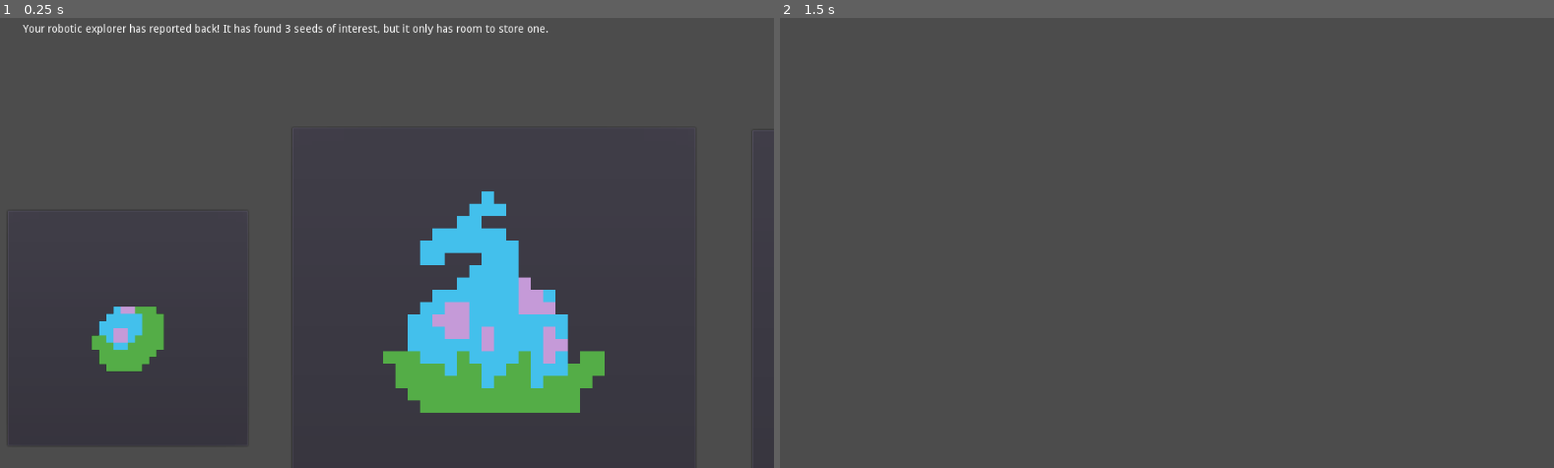
Above: before the commit, frames 1-2 (left to right).
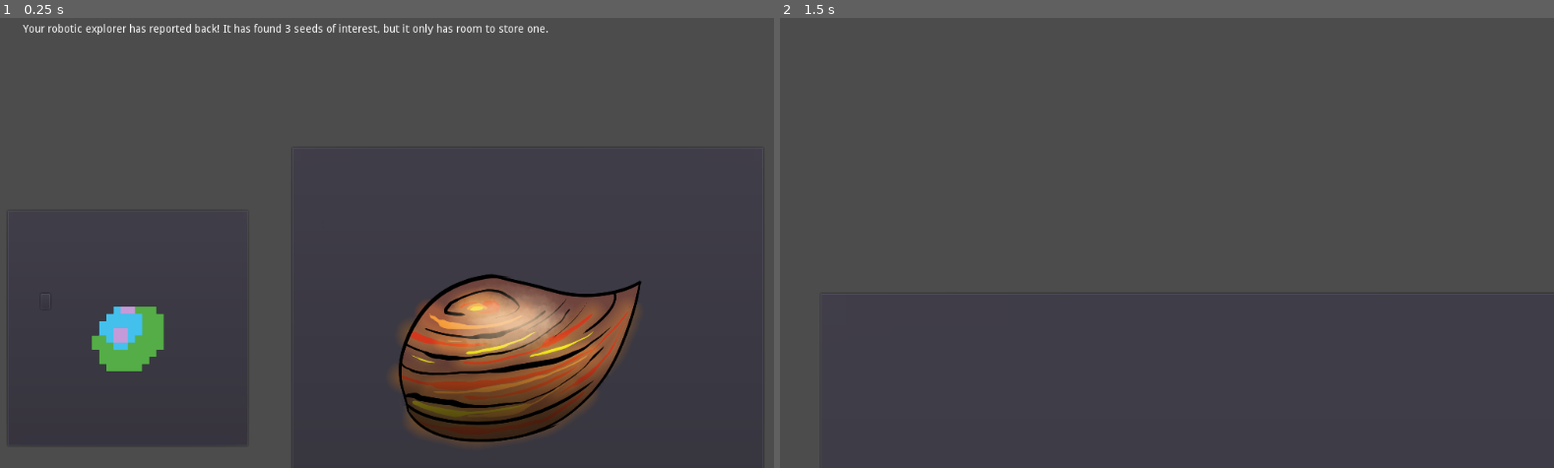
Above: after the commit, the same moments.

Repository: ArgosOfIthica/axil
Game: Godot game, scene res://Main.tscn
The game is run twice, just before and just after one commit, with the same random seed, the same clock (stepped at 60 frames per second) and the same inputs.
Inputs (mouse positions are in pixels of both pictures, inside the frame that each line leads up to):
- Up to frame 1 (0.25 s): no input
- Up to frame 2 (1.5 s): click (903, 328) at 0.5 s; tap Enter at 1.25 s

The runs differ from the first frame. In frame 1, 10% of the frame differs, in the area x 49-98%, y 28-95%; in frame 2, less than 0.1%.
Error before the commit: Parse Error: The identifier "species" isn't declared in the current scope. (res://Spaceship.gd:16)

Commit message:
Add choose button functionality

Diff:
--- a/Choose.gd
+++ b/Choose.gd
@@ -3,7 +3,15 @@
 # Declare member variables here. Examples:
 # var a = 2
 # var b = "text"
-signal kill_choose
+
+var choice_1 = 'water'
+var choice_2 = 'fire'
+var choice_3 = 'grass'
+
+
+signal kill_choose_plant_1
+signal kill_choose_plant_2
+signal kill_choose_plant_3
 
 # Called when the node enters the scene tree for the first time.
 func _ready():
@@ -14,13 +22,13 @@
 	pass
 
 func _on_Button_1_pressed():
-	emit_signal('kill_choose')
+	emit_signal('kill_choose_plant_1')
 	hide()
 
 func _on_Button_2_pressed():
-	emit_signal('kill_choose')
+	emit_signal('kill_choose_plant_2')
 	hide()
 
 func _on_Button_3_pressed():
-	emit_signal('kill_choose')
+	emit_signal('kill_choose_plant_3')
 	hide()
--- a/Choose.tscn
+++ b/Choose.tscn
@@ -2,8 +2,8 @@
 
 [ext_resource path="res://Choose.gd" type="Script" id=1]
 [ext_resource path="res://assets/seed.png" type="Texture" id=2]
-[ext_resource path="res://assets/sprout.png" type="Texture" id=3]
-[ext_resource path="res://assets/grown.png" type="Texture" id=4]
+[ext_resource path="res://assets/plant_grass_1.png" type="Texture" id=3]
+[ext_resource path="res://assets/plant_fire_1.png" type="Texture" id=4]
 
 [node name="Choose" type="Control"]
 anchor_right = 1.0
@@ -13,6 +13,9 @@
 margin_right = 1081.53
 margin_bottom = 366.105
 script = ExtResource( 1 )
+__meta__ = {
+"_edit_use_anchors_": false
+}
 
 [node name="Button_1" type="Button" parent="."]
 margin_left = 28.1056
@@ -20,21 +23,30 @@
 margin_right = 340.106
 margin_bottom = 570.42
 icon = ExtResource( 2 )
+__meta__ = {
+"_edit_use_anchors_": false
+}
 
 [node name="Button_2" type="Button" parent="."]
 anchor_right = 1.0
 margin_left = 398.0
-margin_top = 156.0
-margin_right = -1184.0
+margin_top = 182.0
+margin_right = -1096.0
 margin_bottom = 674.0
-icon = ExtResource( 3 )
+icon = ExtResource( 4 )
+__meta__ = {
+"_edit_use_anchors_": false
+}
 
 [node name="Button_3" type="Button" parent="."]
-margin_left = 996.0
-margin_top = 159.0
-margin_right = 1520.0
-margin_bottom = 677.0
-icon = ExtResource( 4 )
+margin_left = 1037.75
+margin_top = 146.926
+margin_right = 1604.75
+margin_bottom = 641.926
+icon = ExtResource( 3 )
+__meta__ = {
+"_edit_use_anchors_": false
+}
 
 [node name="Label" type="Label" parent="."]
 margin_left = 48.0
--- a/Main.gd
+++ b/Main.gd
@@ -5,9 +5,9 @@
 # var b = "text"
 var current_scene = null
 
-var plant_1 = null
-var plant_2 = null
-var plant_3 = null
+
+
+
 
 # Called when the node enters the scene tree for the first time.
 func _ready():
@@ -21,6 +21,21 @@
 	$Spaceship.goto_spaceship()
 
 
+func add_plant_to_inventory(species, stage):
+	var plantscene = load('res://Plant.tscn')
+	var plant = plantscene.instance()
+	var plant_class = plant.Plant.new(species, stage)
+	$Spaceship.inventory = plant_class
+	to_spaceship()
 
-func _on_Choose_kill_choose():
-	to_spaceship()
+
+func _on_Choose_kill_choose_plant_1():
+	add_plant_to_inventory($Choose.choice_1, 'seedling')
+
+
+func _on_Choose_kill_choose_plant_2():
+	add_plant_to_inventory($Choose.choice_2, 'seedling')
+
+
+func _on_Choose_kill_choose_plant_3():
+	add_plant_to_inventory($Choose.choice_3, 'seedling')
--- a/Main.tscn
+++ b/Main.tscn
@@ -10,4 +10,6 @@
 [node name="Choose" parent="." instance=ExtResource( 2 )]
 
 [node name="Spaceship" parent="." instance=ExtResource( 3 )]
-[connection signal="kill_choose" from="Choose" to="." method="_on_Choose_kill_choose"]
+[connection signal="kill_choose_plant_1" from="Choose" to="." method="_on_Choose_kill_choose_plant_1"]
+[connection signal="kill_choose_plant_2" from="Choose" to="." method="_on_Choose_kill_choose_plant_2"]
+[connection signal="kill_choose_plant_3" from="Choose" to="." method="_on_Choose_kill_choose_plant_3"]
--- a/Plant.gd
+++ b/Plant.gd
@@ -3,23 +3,29 @@
 # Declare member variables here. Examples:
 # var a = 2
 # var b = "text"
+
+
+func _ready():
+	pass
+
+
 class Plant:
-
-	def __init__(self, species, stage):
-		self.species = species
-		self. stage = stage
 
 	var species = "demo"
 	var stage = "seed"
 	var seedling_image_path = null
 	var lifetime = 0
-	func species_to_path(self):
+
+
+	func _init(species, stage):
+		self.species = species
+		self.stage = stage
+		species_to_path()
+
+	func species_to_path():
 		if self.species == "water" :
-			self.seedling_image_path = "plant_water_1.png"
-		else if self.species == "grass":
-			self.seedling_image_path = "plant_grass_1.png"
-		else:
-			self.seedling_image_path = "plant_fire_1.png"
-
-func _ready():
-	pass
+			self.seedling_image_path = "res://assets/plant_water_1.png"
+		elif self.species == "grass":
+			self.seedling_image_path = "res://assets/plant_grass_1.png"
+		elif self.species == "fire":
+			self.seedling_image_path = "res://assets/plant_fire_1.png"
--- a/Spaceship.gd
+++ b/Spaceship.gd
@@ -3,17 +3,23 @@
 # Declare member variables here. Examples:
 # var a = 2
 # var b = "text"
-
+var plant_1 = null
+var plant_2 = null
+var plant_3 = null
+var inventory = null
 # Called when the node enters the scene tree for the first time.
 func _ready():
 	pass
 func goto_spaceship():
-	var plantscene = load('res://Plant.tscn')
+	print('his')
+	print(inventory)
+	$Seed.set_button_icon(load(inventory.seedling_image_path))
+	#var plantscene = load('res://Plant.tscn')
 	"""var plant = plantscene.instance()
 	plant.position.x = 500
 	plant.position.y = 500
 	add_child(plant)"""
-	var plant = plantscene.Plant(species, stage)
+#	var plant = plantscene.Plant(species, stage)
 
 
 
--- a/Spaceship.tscn
+++ b/Spaceship.tscn
@@ -1,6 +1,21 @@
-[gd_scene load_steps=2 format=2]
+[gd_scene load_steps=3 format=2]
 
 [ext_resource path="res://Spaceship.gd" type="Script" id=1]
 
+[sub_resource type="ImageTexture" id=1]
+
 [node name="Spaceship" type="Control"]
 script = ExtResource( 1 )
+__meta__ = {
+"_edit_use_anchors_": false
+}
+
+[node name="Seed" type="Button" parent="."]
+margin_left = 71.2194
+margin_top = 373.024
+margin_right = 83.2194
+margin_bottom = 393.024
+icon = SubResource( 1 )
+__meta__ = {
+"_edit_use_anchors_": false
+}
